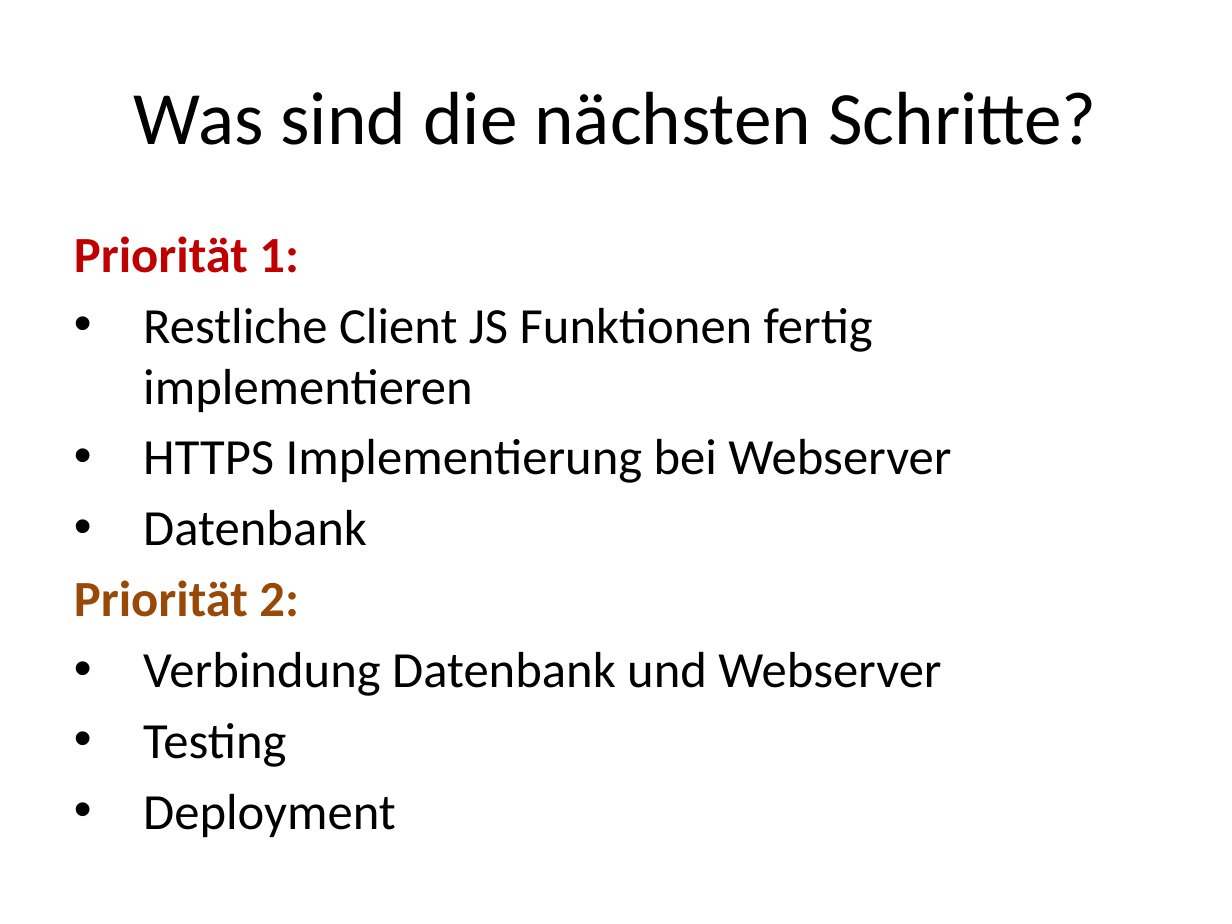
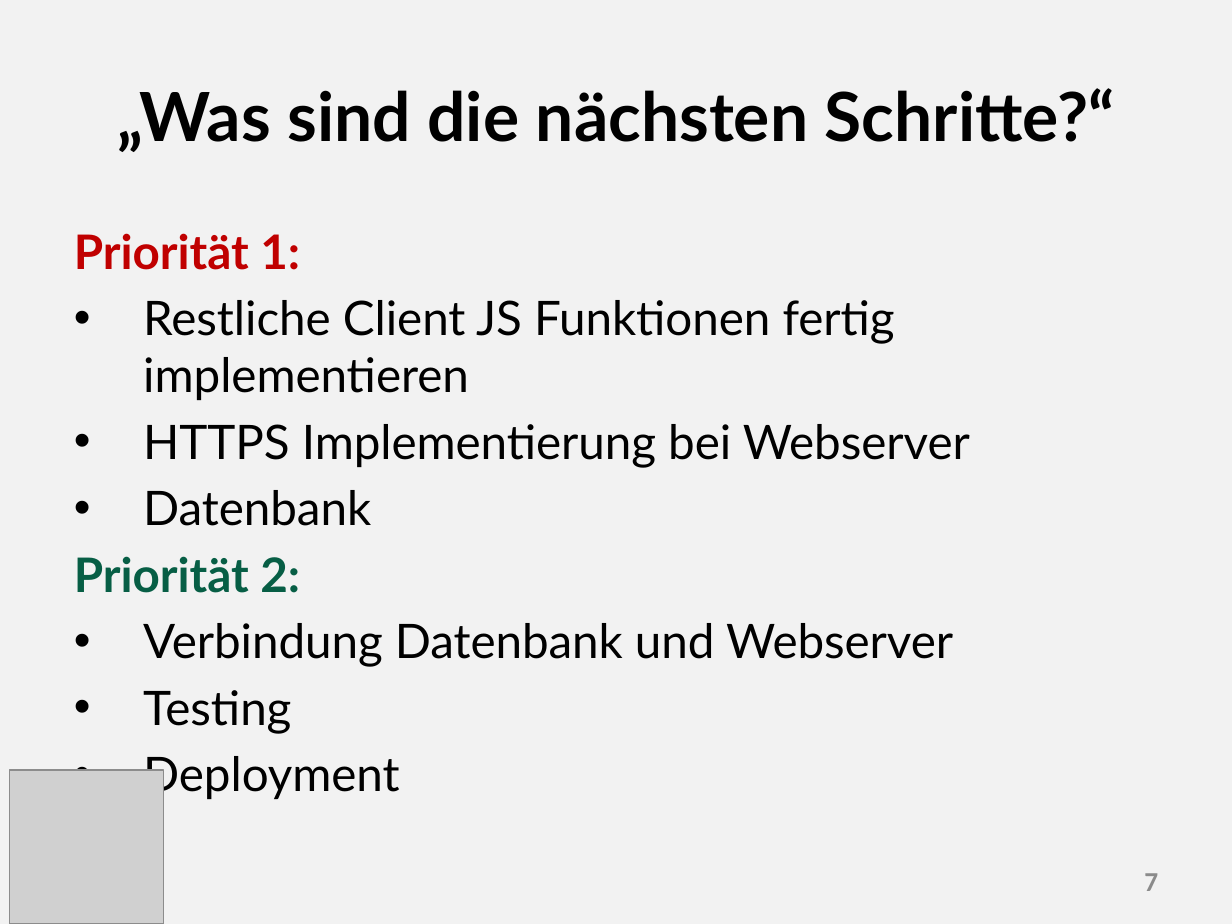
Before and after one commit to valeriapag/E-Mood-Tracker, a slide deck: slide 7 of Doku/Präsentation.pptx (slide 5 before the commit). Drawn at 1232x924 pixels with LibreOffice and Linux fonts; fonts in the diff are those of the drawing; grey boxes stand for pictures. Boxes give left, top, right and bottom in pixels: in the first picture for what was removed or moved away, otherwise in the second. Text is boxed around its words. In the diff, an @@ line names an element or a change of style, - is before the commit and + after.

```diff
--- a/Doku/Präsentation.pptx
+++ b/Doku/Präsentation.pptx
@@ background #FFFFFF to #BFBFBF at 19% opacity @@
@@ title at box(117, 88, 1115, 152): text changed; size 44 to 39.6 pt; font Calibri to Lato; bold on @@
-Was sind die nächsten Schritte?
+„Was sind die nächsten Schritte?“
@@ text "Priorität 1:" at box(74, 233, 970, 801): size 29.6 to 27.8 pt, font Calibri to Lato; text colour #984807 to #075E45 in "Priorität 2:" @@
@@ picture added at box(10, 770, 164, 924) @@
@@ page number added at box(1144, 873, 1158, 891), 16 pt, text #8C8C8C, bold @@
+7
```
Also in this commit, not shown: 4 other slides changed, 3 slides added, 2 other files.
